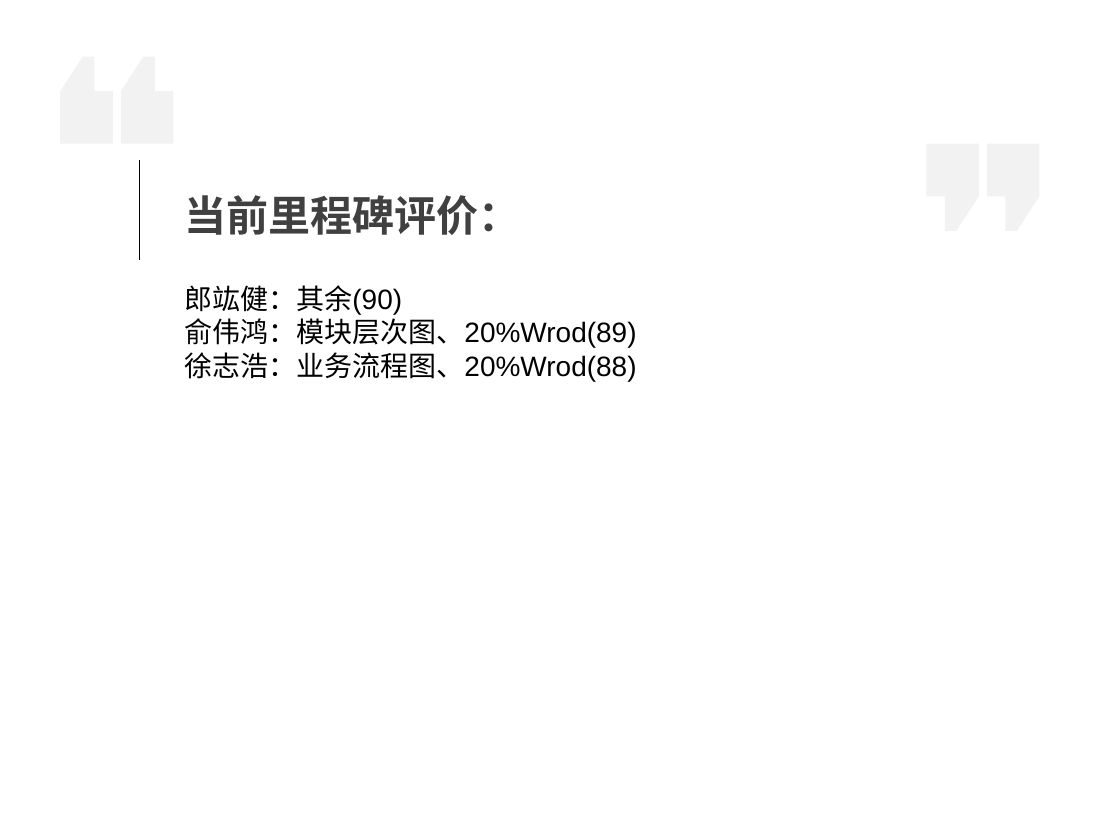
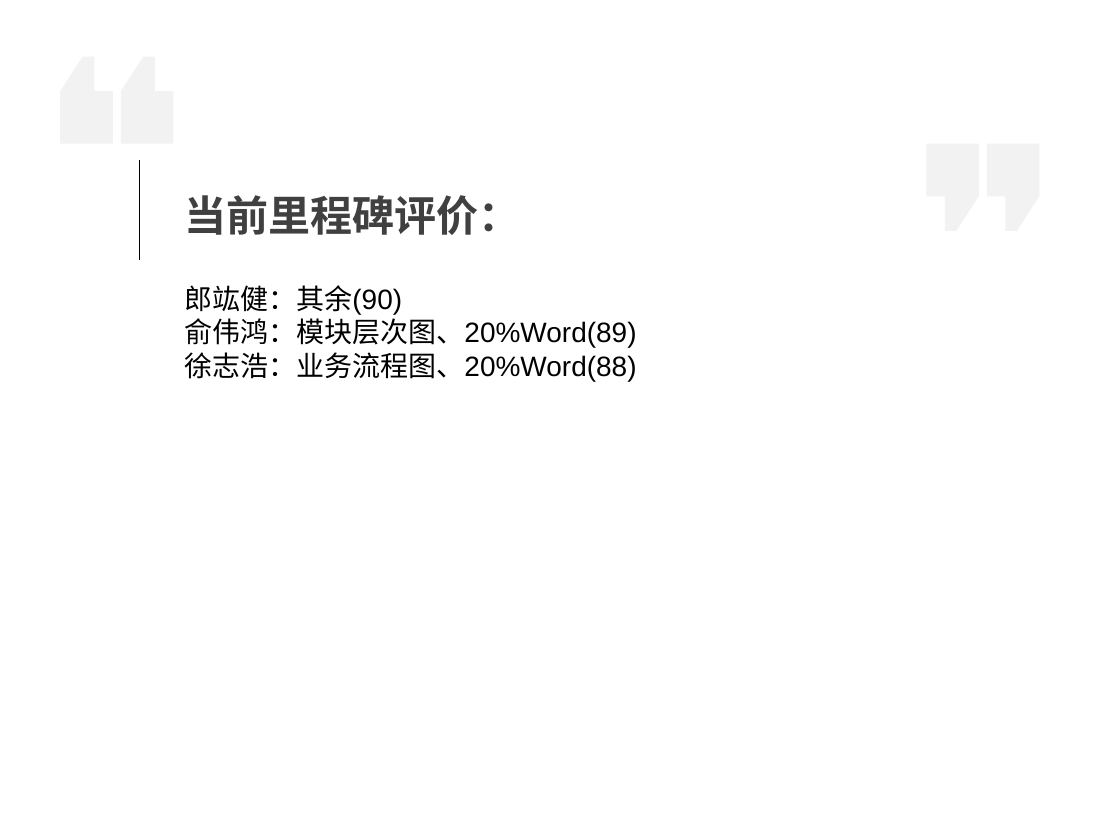
Before and after one commit to agukl/tankWar, a slide deck: slide 8 of 总体设计.pptx (slide 9 before the commit). Drawn at 1120x840 pixels with LibreOffice and Linux fonts; fonts in the diff are those of the drawing. Boxes give left, top, right and bottom in pixels: in the first picture for what was removed or moved away, otherwise in the second. Text is boxed around its words. In the diff, an @@ line names an element or a change of style, - is before the commit and + after.

```diff
--- a/总体设计.pptx
+++ b/总体设计.pptx
@@ text at <box>184,314,636,382</box>: text changed @@
-俞伟鸿：模块层次图、20%Wrod(89)
-徐志浩：业务流程图、20%Wrod(88)
+俞伟鸿：模块层次图、20%Word(89)
+徐志浩：业务流程图、20%Word(88)
```
Also in this commit, not shown: 1 other slide changed, 1 slide removed, 1 other file.
